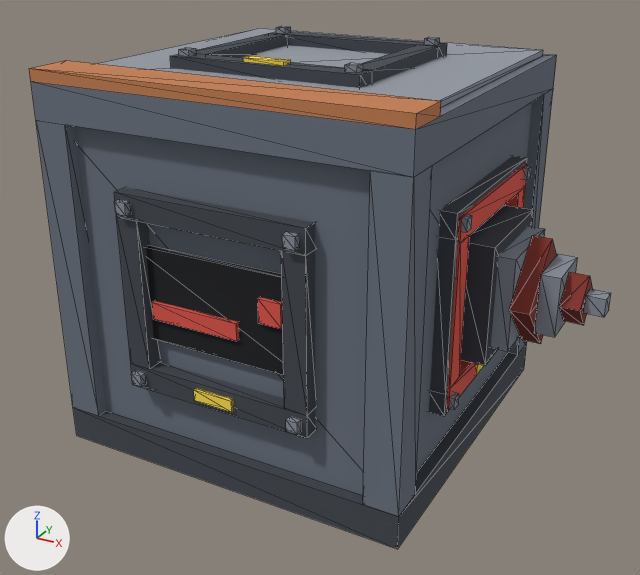
One commit to the glTF model assets/models/breaker.glb: the scene before it, then after it.
Before and after are seen from a 50 mm camera at (1.645, -1.551, 1.403) aimed at (0.563, 0.416, 0.42). Arrows for +X, +Y and +Z are at lower left; the lights stay in place. The picture after the commit comes second. Mesh edges are drawn as thin lines. Vertices at exactly the same position are counted once.

Before the edit, the objects in view are built like this:
```python
me_breaker_body = bpy.data.meshes.new('breaker_body')
me_breaker_body.from_pydata(...)  # 170 vertices, 276 faces; spans x 0.0..1.069, y 0.0..1.0, z 0.0..1.016
# faces by material slot: [12, 72, 12, 84, 48, 12, 36]
me_breaker_body.materials.append(mat_case_dark)  # dark grey #42474f
me_breaker_body.materials.append(mat_case)  # greyish blue #6b7380
me_breaker_body.materials.append(mat_case_light)  # grey #949aa4
me_breaker_body.materials.append(mat_breaker)  # red #e0564a
me_breaker_body.materials.append(mat_black)  # black #15171c
me_breaker_body.materials.append(mat_steel_dark)  # greyish blue #3a3f49
me_breaker_body.materials.append(mat_glow_led_red)  # red #e0564a
me_breaker_drill = bpy.data.meshes.new('breaker_drill')
me_breaker_drill.from_pydata(...)  # 40 vertices, 60 faces; spans x 0.0..0.25, y -0.144..0.144, z -0.144..0.144
# faces by material slot: [36, 24]
me_breaker_drill.materials.append(mat_steel)  # grey #8a919d
me_breaker_drill.materials.append(mat_breaker_dark)  # red #86342c
me_breaker_link_x = bpy.data.meshes.new('breaker_link_x+')
me_breaker_link_x.from_pydata(...)  # 64 vertices, 108 faces; spans x 0.962..1.028, y 0.238..0.762, z 0.238..0.762
# faces by material slot: [48, 48, 12]
me_breaker_link_x.materials.append(mat_case_dark)  # dark grey #42474f
me_breaker_link_x.materials.append(mat_steel)  # grey #8a919d
me_breaker_link_x.materials.append(mat_glow_energy)  # yellow #ffe14a
ob_body_016 = bpy.data.objects.new('body.016', me_breaker_body)
ob_body_016.location = (0.0, 0.0, 0.0)
ob_drill = bpy.data.objects.new('drill', me_breaker_drill)
ob_drill.location = (1.062, 0.5, 0.5)
ob_link_x__010 = bpy.data.objects.new('link_x+.010', me_breaker_link_x)
ob_link_x__010.location = (0.0, 0.0, 0.0)
# also in view: 'tier.008' at (0.5, 0.062, 1.016); 'link_y-.010' at (0.5, 0.005, 0.5); 'link_z+.010' at (0.5, 0.5, 1.026)
```
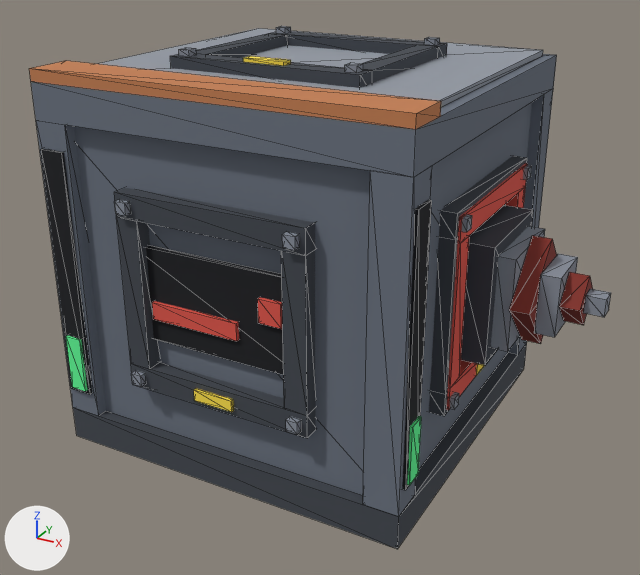
Location of each change, [x1, y1, x2, y2] in pixels of the pictures (640 x 575 px):
'run.004', added: after [66, 335, 421, 485]
part 1 of me_breaker_body, added (black): after [402, 200, 432, 490]
part 2 of me_breaker_body, added (black): after [41, 149, 92, 394]

What the commit changed:
Material 'glow_run' (mat_glow_run) is new.
Its base color is (0.122, 1.0, 0.323) (green #62ff9a).
Its roughness is 1.0.
me_breaker_body is used by ob_body_016; location (0.0, 0.0, 0.0).
me_breaker_body had 170 vertices, 276 faces and spanned x 0.0..1.069, y 0.0..1.0, z 0.0..1.016.
me_breaker_body now has 202 vertices, 324 faces and spans x -0.008..1.069, y -0.008..1.008, z 0.0..1.016.
me_breaker_body part 1: a new loose piece, a box spanning x 0.994..1.008, y 0.012..0.081, z 0.162..0.837, in mat_black (black #15171c).
me_breaker_body part 2: a new loose piece, a box spanning x 0.013..0.081, y -0.008..0.006, z 0.162..0.837, in mat_black (black #15171c).
Other edits to the shape of me_breaker_body do not show in these pictures.
Mesh me_breaker_run is new.
It consists of a box spanning x 0.997..1.014, y 0.022..0.072, z 0.172..0.328; a box spanning x 0.928..0.978, y 0.997..1.014, z 0.172..0.328; a box spanning x -0.014..0.003, y 0.928..0.978, z 0.172..0.328; a box spanning x 0.022..0.072, y -0.014..0.003, z 0.172..0.328.
It uses material mat_glow_run (green #62ff9a).
Object 'run.004' (ob_run_004) is new; it shows me_breaker_run.
Its location is (0.0, 0.0, 0.0).
